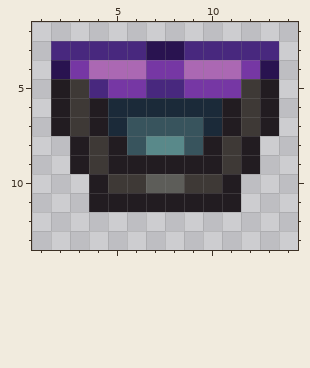
Pixel-art sprite: items/materials/ehr_quasarflooring.png. The picture above is the old version.
The file is 16x16 pixels. Shown: x 1..14, y 2..13.
New version:
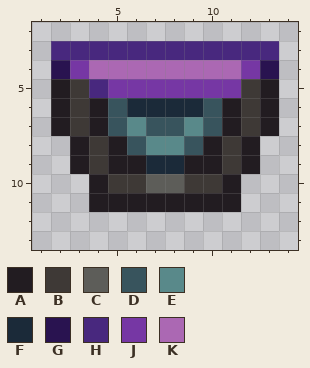
Palette (. is transparent): A #221c21  B #3e3936  C #5d5d59  D #38545d  E #59898a  F #1b2a39  G #291350  H #48287e  J #7637a4  K #ab68b3
Difference:
y 3: x 7..8 GG -> HH
y 4: x 7..8 JJ -> KK
y 5: x 7..8 HH -> JJ
y 6: x 5 F -> D; x 10 F -> D
y 7: x 5..6 FD -> DE; x 9..10 DF -> ED
y 9: x 7..8 AA -> FF
Changed places in both pictures, as pixel boxes (x1, y1, x2, y2):
changed: (108, 41, 222, 174)
